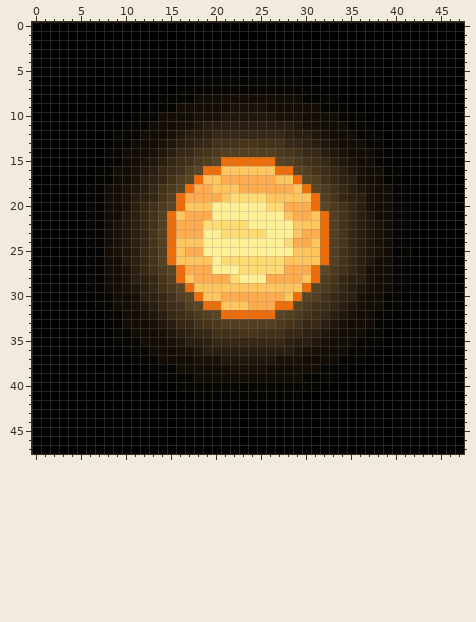
Two versions of one pixel-art sprite, src/main/resources/assets/emberphoenix/textures/environment/sun.png. The picture above is the old version.
The file is 48x48 pixels. Colours within 5 levels of each other are drawn and written as one.
And afterwards:
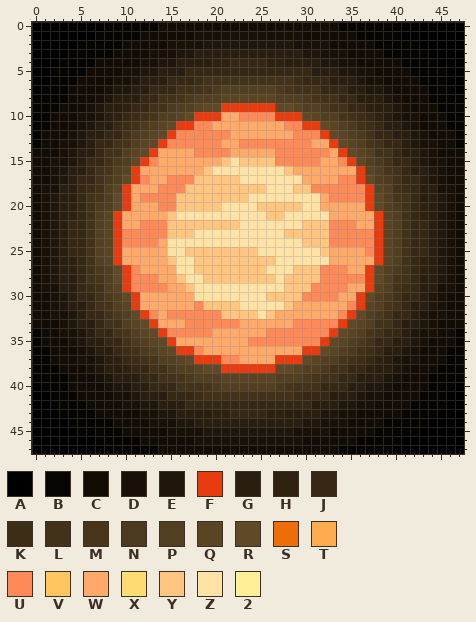
Palette (. is transparent): A #000000  B #070502  C #120c05  D #191107  E #20170c  F #e83b0f  G #291e0f  H #2f210f  J #362815  K #3c2d17  L #42321a  M #483418  N #4c3a1f  P #523e21  Q #594424  R #5f4927  S #ed6d09  T #ffab4f  U #ff8a59  V #ffc55e  W #ffa96a  X #ffdb73  Y #ffc581  Z #ffe3a6  2 #ffef97
Diff:
Changed rows in their new state; - is an unchanged pixel.
first column x 0:
 0 --------BBBBBBCCCCCCCCCCCCCCCCCCCCBBBBBB--------
 1 -------BBBBBCCCCCCDDDDDDDDDDDDCCCCCCBBBBB-------
 2 -----BBBBBCCCCCDDDDEEEEEEEEEEDDDDCCCCCBBBBB-----
 3 ----BBBBBCCCCDDDEEGGGGGGGGGGGGEEDDDCCCCBBBBB----
 4 ---BBBBCCCCCDDEEGGGGHHJJJJHHGGGGEEDDCCCCCBBBB---
 5 --BBBBCCCCDDEEGGGJJJJJJJJJJJJJJGGGEEDDCCCCBBBB--
 6 --BBBCCCCDDEGGGJJJKLLLLLLLLLLKJJJGGGEDDCCCCBBB--
 7 -BBBCCCCDEEGGJJJLLLMNPPPPPPNMLLLJJJGGEEDCCCCBBB-
 8 BBBBCCCDEGGGJJLLMNPPPQQQQQQPPPNMLLJJGGGEDCCCBBBB
 9 BBBCCCDEGGHJJLLNPPQRRFFFFFFRRQPPNLLJJHGGEDCCCBBB
10 BBCCCDDEGHJKLMPPQRFFFWWUUUUFFFRQPPMLKJHGEDDCCCBB
11 BBCCCDEGGJKLNPQRFFUUWWWWWWWWUUFFRQPNLKJGGEDCCCBB
12 BCCCDEGGJJLNPQRFUUUUUUWWWWWWWUUUFRQPNLJJGGEDCCCB
13 BCCDDEGJJLMPQRFUUUUUUWWUUUUUUUUWWFRQPMLJJGEDDCCB
14 CCCDEGGJLLPQRFWWWWUUUUWWWWWUUUUUUWFRQPLLJGGEDCCC
15 CCDDEGJJLNPRFUWWWWWWWYZYYYYUUUUUWWUFRPNLJJGEDDCC
16 CCDEGGJLMPQFWWWWWWWYZZZZZZZZYWWWWWWWFQPMLJGGEDCC
17 CCDEGJJLNPRFUWWUUUYYYYYZZZZZZZWWWWUUFRPNLJJGEDCC
18 CDDGGJKLPQFWWWUUUYYYYYYYYYZZZYYUUUUUUFQPLKJGGDDC
19 CDEGGJLMPRFWUUUUYYYYYYYYZZZZZZZZWUUUUFRPMLJGGEDC
20 CDEGHJLNPRFWWWUUYYYYYZZZZYYYYYZZWWWWWFRPNLJHGEDC
21 CDEGHJLPQFWWWWWYZZZZZZZZZZYYZZZZZWWWWWFQPLJHGEDC
22 CDEGJJLPQFWWUUUYYYYYYYYZZZZZZZYYYUUUWWFQPLJJGEDC
23 CDEGJJLPQFUUUUUYYYZZZZZZZZZZYYYYYUUUUUFQPLJJGEDC
24 CDEGJJLPQFUUUUWZZZZZZZZZZZZZZZYYYUUUUUFQPLJJGEDC
25 CDEGJJLPQFWWWWWZZYYYYYYYYZZZZZZZYWWWWUFQPLJJGEDC
26 CDEGHJLPQFWWWWWYZZYYYYYYYYYZZZZZZWWWWWFQPLJHGEDC
27 CDEGHJLNPRFUWWWWZZYYYYYYYYZZZYYYUUUWWFRPNLJHGEDC
28 CDEGGJLMPRFUUUWWYZZYYYYYYYYZYYYYUUUUUFRPMLJGGEDC
29 CDDGGJKLPQFUUUUWWYZZZZZZZZZZYYYUUUUWWFQPLKJGGDDC
30 CCDEGJJLNPRFWWWWWWZZZZZZZZYYYYUUUUWWFRPNLJJGEDCC
31 CCDEGGJLMPQFWWWWWWUYYYYZZZZZYWWWWWWUFQPMLJGGEDCC
32 CCDDEGJJLNPRFUWUUUUUUYYYYZYWWWWWWWUFRPNLJJGEDDCC
33 CCCDEGGJLLPQRFWWWUUUUUUWWWWWWUUUUUFRQPLLJGGEDCCC
34 BCCDDEGJJLMPQRFUUUUUWWWWWWUUUUUUUFRQPMLJJGEDDCCB
35 BCCCDEGGJJLNPQRFWWWWWWWWUUUUUUUUFRQPNLJJGGEDCCCB
36 BBCCCDEGGJKLNPQRFFUWWWWWWWWWWWFFRQPNLKJGGEDCCCBB
37 BBCCCDDEGHJKLMPPQRFFFUUWWWWFFFRQPPMLKJHGEDDCCCBB
38 BBBCCCDEGGHJJLLNPPQRRFFFFFFRRQPPNLLJJHGGEDCCCBBB
39 BBBBCCCDEGGGJJLLMNPPPQQQQQQPPPNMLLJJGGGEDCCCBBBB
40 -BBBCCCCDEEGGJJJLLLMNPPPPPPNMLLLJJJGGEEDCCCCBBB-
41 --BBBCCCCDDEGGGJJJKLLLLLLLLLLKJJJGGGEDDCCCCBBB--
42 --BBBBCCCCDDEEGGGJJJJJJJJJJJJJJGGGEEDDCCCCBBBB--
43 ---BBBBCCCCCDDEEGGGGHHJJJJHHGGGGEEDDCCCCCBBBB---
44 ----BBBBBCCCCDDDEEGGGGGGGGGGGGEEDDDCCCCBBBBB----
45 -----BBBBBCCCCCDDDDEEEEEEEEEEDDDDCCCCCBBBBB-----
46 -------BBBBBCCCCCCDDDDDDDDDDDDCCCCCCBBBBB-------
47 --------BBBBBBCCCCCCCCCCCCCCCCCCCCBBBBBB--------
Boxes around the changes in both pictures, in picture pixels (x1, y1, x2, y2):
changed: (32, 22, 464, 454)
